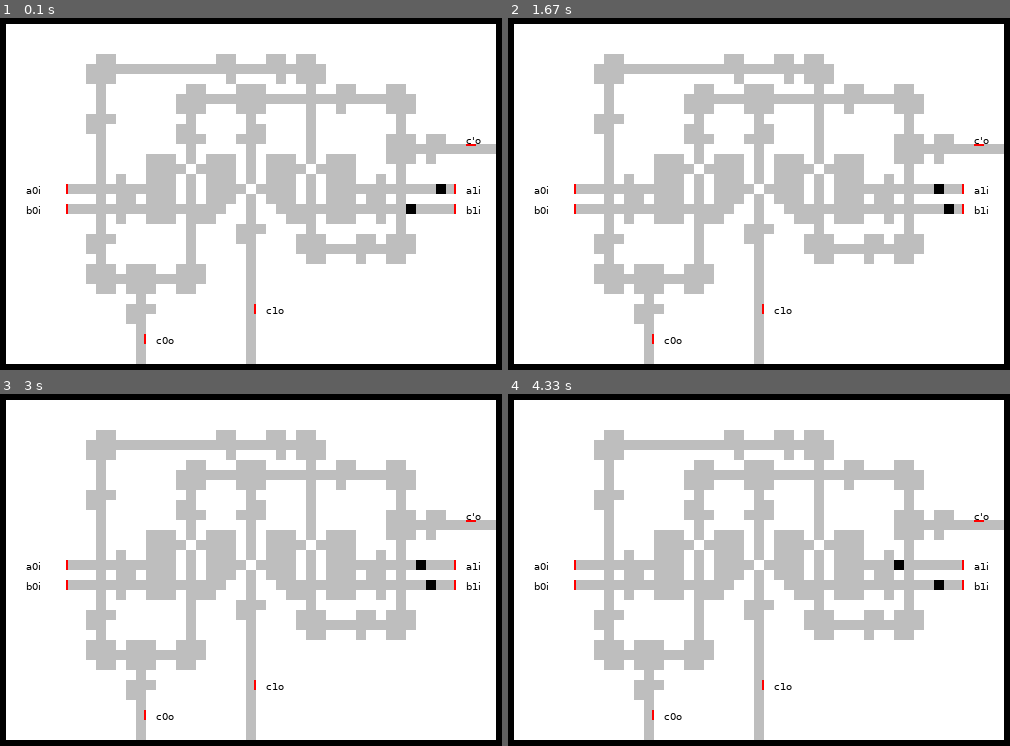
Above: before the commit, frames 1-4 (two rows, left to right).
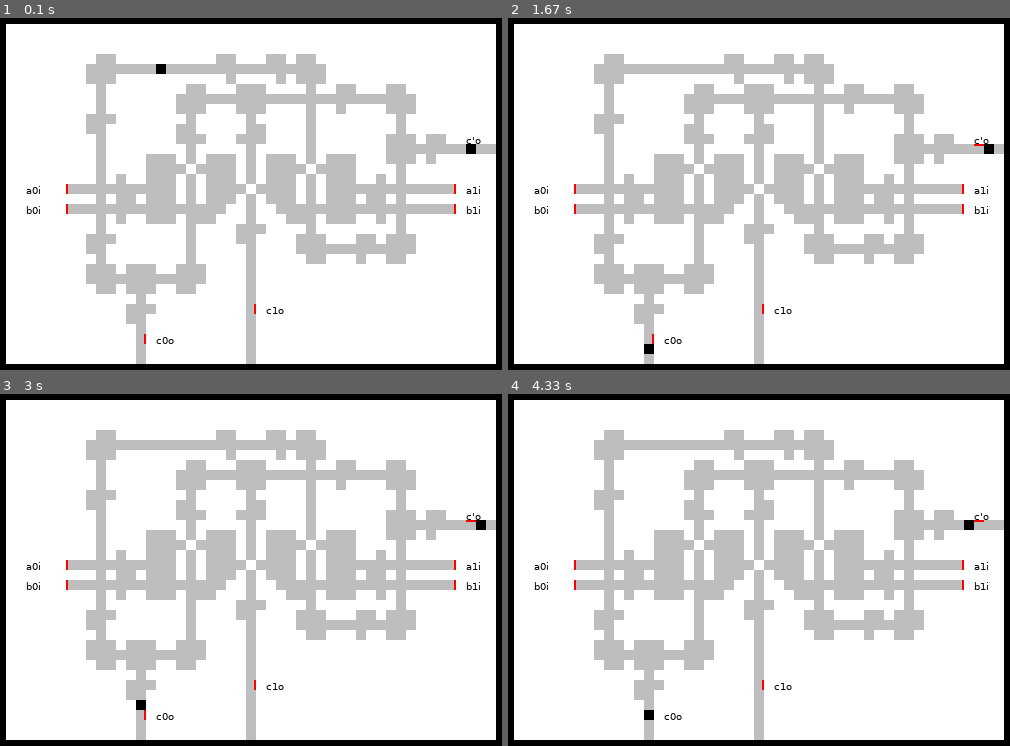
Above: after the commit, the same moments.

Repository: timo/brownomat
Game: pygame game, started from pygamefe.py
Two runs of this game, one before a commit and one after it. Both use one fixed random seed, a clock stepped at 60 frames per second and the inputs below. The source is Python 2; it was converted automatically to run under Python 3.
Inputs (mouse positions are in pixels of both pictures, inside the frame that each line leads up to):
- Up to frame 1 (0.1 s): no input
- Up to frame 2 (1.67 s): click (894, 303) at 0.38 s; tap Space at 0.73, 1.03 s; click (703, 310) at 0.8 s; move the mouse to (outside the picture) at 1.17 s; click (outside the picture) at 1.4 s
- Up to frame 3 (3 s): move the mouse to (195, 562) at 1.77 s; click (195, 562) at 2.03 s; click (outside the picture) at 2.63 s; move the mouse to (271, 555) at 2.97 s
- Up to frame 4 (4.33 s): click (779, 555) at 3.25 s; click (outside the picture) at 3.85 s; move the mouse to (outside the picture) at 4.17 s

The runs differ from the first frame. In frame 1, 0.2% of the frame differs, in the area x 31-95%, y 13-56%; in frame 2, 0.2%; in frame 3, 0.2%; in frame 4, 0.2%.

Commit message:
improved speed changing

Diff:
--- a/pygamefe.py
+++ b/pygamefe.py
@@ -3,7 +3,6 @@
 import pygame
 import field
 from time import sleep
-from math import log
 import field_data
 
 pxs = 10
@@ -125,7 +124,7 @@
                 self.screen.blit(self.renderer.resultsurf, (20, 20))
 
             pygame.display.flip()
-            sleep(log(pygame.mouse.get_pos()[1] / 300. + 1))
+            sleep(((pygame.mouse.get_pos()[1] + 1) / 600.) ** 2)
 
 
 if __name__ == "__main__":
